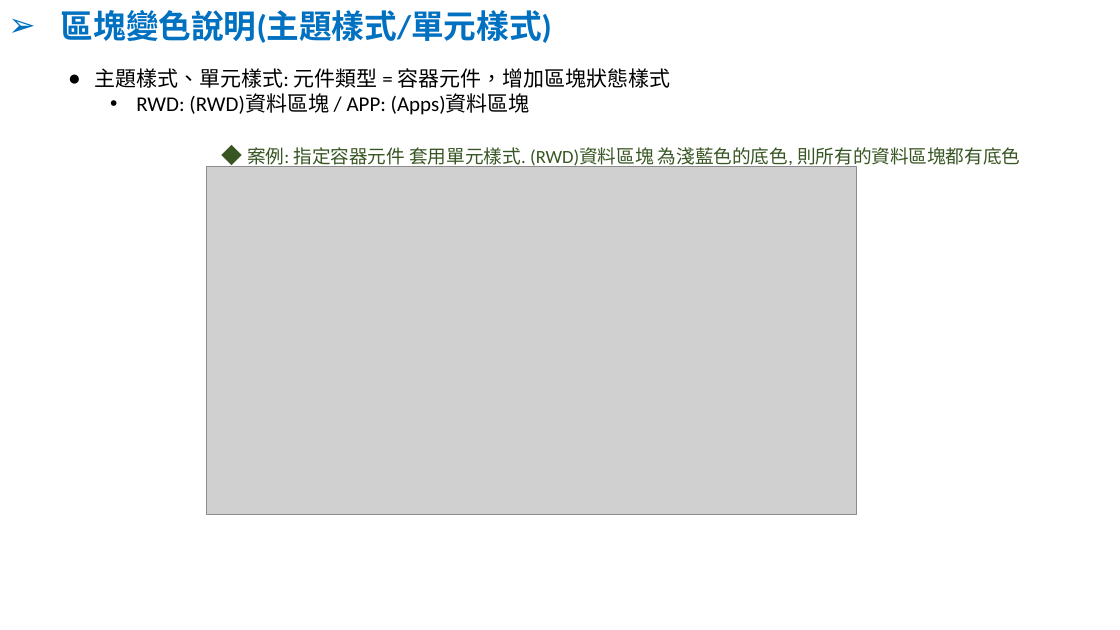
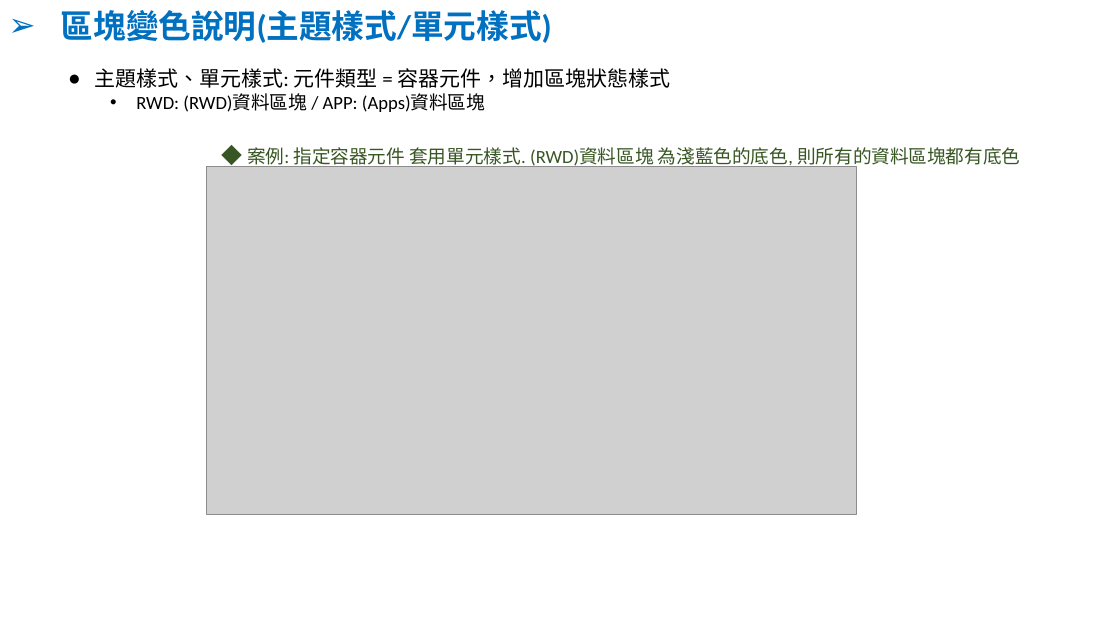
Before and after one commit to ArcareRD/eco, a slide deck: slide 11 of RELEASE/Doc/更新功能說明(8.10.1.0).pptx. Drawn at 1120x630 pixels with LibreOffice and Linux fonts; fonts in the diff are those of the drawing; grey boxes stand for pictures; background and template pictures are left out. Boxes give left, top, right and bottom in pixels: in the first picture for what was removed or moved away, otherwise in the second. Text is boxed around its words. In the diff, an @@ line names an element or a change of style, - is before the commit and + after.

```diff
--- a/RELEASE/Doc/更新功能說明(8.10.1.0).pptx
+++ b/RELEASE/Doc/更新功能說明(8.10.1.0).pptx
@@ text at bbox=[136, 94, 485, 112]: size 18 to 16 pt in "RWD: (RWD)資料區塊 / APP: (Apps)資料區塊" @@
```
Also in this commit, not shown: 4 other slides changed, 4 other files.
